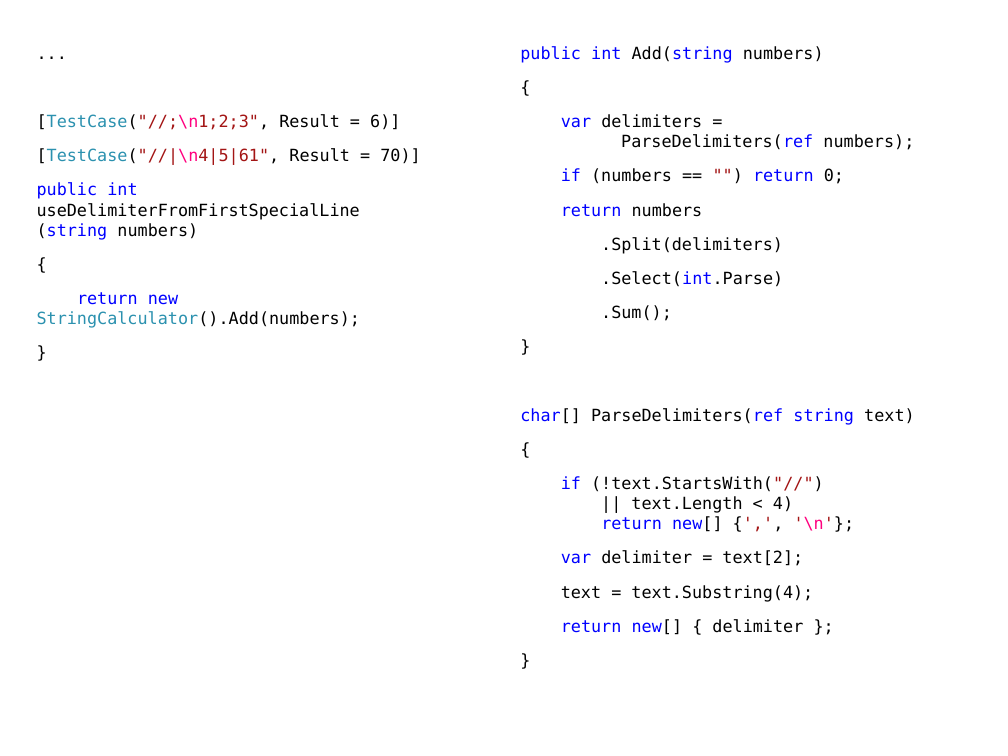
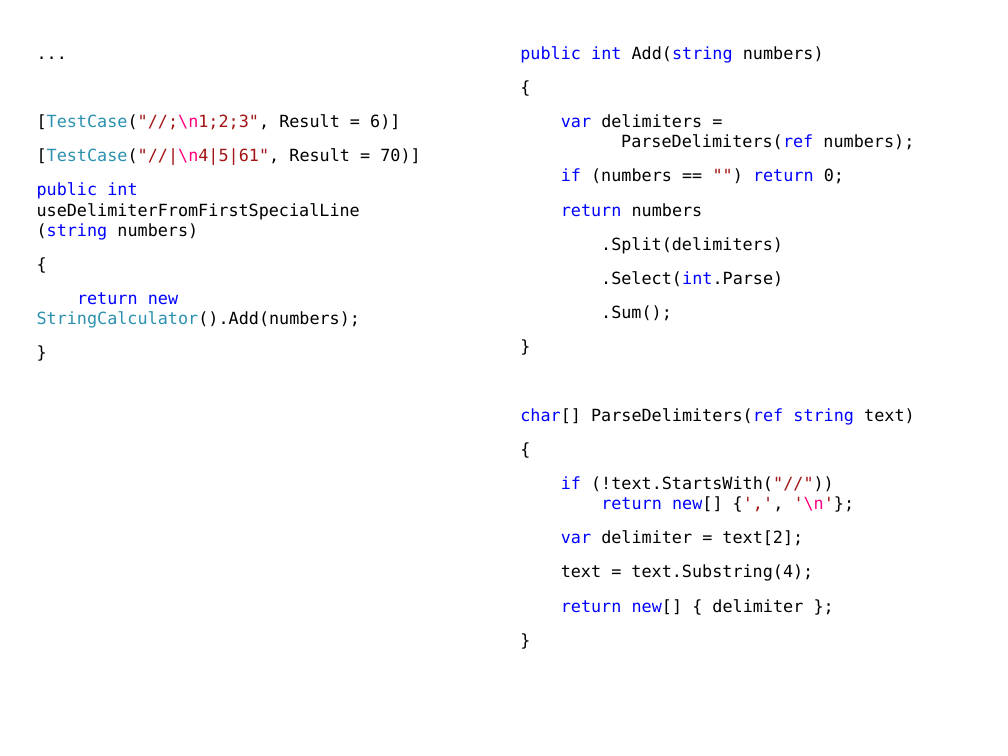
Before and after one commit to xoposhiy/testing-course, a slide deck: slide 14 of Tdd/StringCalculator Kata.pptx. Drawn at 1008x756 pixels with LibreOffice and Linux fonts; fonts in the diff are those of the drawing. Boxes give left, top, right and bottom in pixels: in the first picture for what was removed or moved away, otherwise in the second. Text is boxed around its words. In the diff, an @@ line names an element or a change of style, - is before the commit and + after.

```diff
--- a/Tdd/StringCalculator Kata.pptx
+++ b/Tdd/StringCalculator Kata.pptx
@@ text at bbox=[561, 476, 855, 512]: text changed @@
-if (!text.StartsWith("//")
-|| text.Length < 4)
-return new[] {',', '\n'};
+if (!text.StartsWith("//"))
+return new[] {',', '\n'};
```
Also in this commit, not shown: 2 other slides changed, 2 other files.
